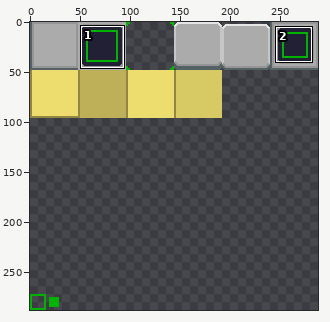
Pixel-art file, stored at assets/style.aseprite. Above, an overview of the earlier version with the close-up marked.
Close-up. As it was:
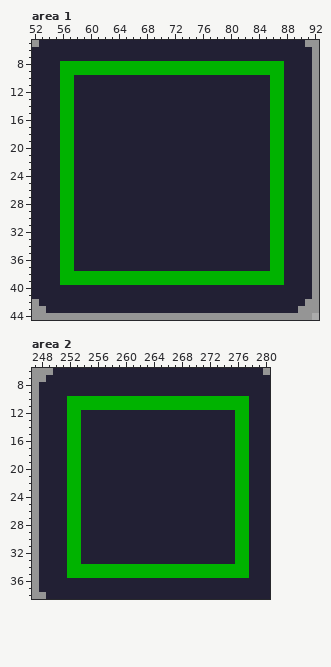
288x288 pixels, 1 frame. Shown: area 1: x 52..92, y 5..44; area 2: x 247..280, y 6..38. The commit also changed other parts of the picture, which this record leaves out.
After the commit:
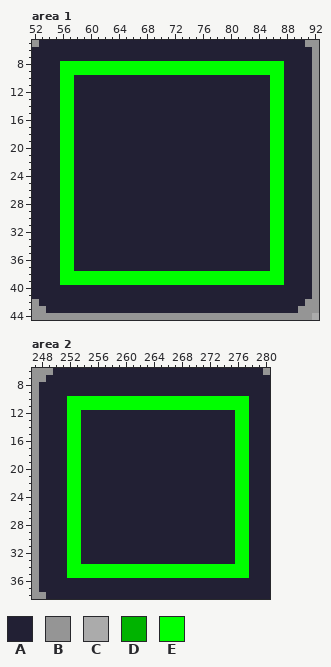
Palette (. is transparent): A #222034  B #959595  C #ababab  D #00b300  E #00ff00
The edit:
Changed rows in their new state; - is an unchanged pixel.
Area 1:
first column x 56:
 8 EEEEEEEEEEEEEEEEEEEEEEEEEEEEEEEE
 9 EEEEEEEEEEEEEEEEEEEEEEEEEEEEEEEE
10 EE----------------------------EE
11 EE----------------------------EE
12 EE----------------------------EE
13 EE----------------------------EE
14 EE----------------------------EE
15 EE----------------------------EE
16 EE----------------------------EE
17 EE----------------------------EE
18 EE----------------------------EE
19 EE----------------------------EE
20 EE----------------------------EE
21 EE----------------------------EE
22 EE----------------------------EE
23 EE----------------------------EE
24 EE----------------------------EE
25 EE----------------------------EE
26 EE----------------------------EE
27 EE----------------------------EE
28 EE----------------------------EE
29 EE----------------------------EE
30 EE----------------------------EE
31 EE----------------------------EE
32 EE----------------------------EE
33 EE----------------------------EE
34 EE----------------------------EE
35 EE----------------------------EE
36 EE----------------------------EE
37 EE----------------------------EE
38 EEEEEEEEEEEEEEEEEEEEEEEEEEEEEEEE
39 EEEEEEEEEEEEEEEEEEEEEEEEEEEEEEEE
Area 2:
first column x 252:
10 EEEEEEEEEEEEEEEEEEEEEEEEEE
11 EEEEEEEEEEEEEEEEEEEEEEEEEE
12 EE----------------------EE
13 EE----------------------EE
14 EE----------------------EE
15 EE----------------------EE
16 EE----------------------EE
17 EE----------------------EE
18 EE----------------------EE
19 EE----------------------EE
20 EE----------------------EE
21 EE----------------------EE
22 EE----------------------EE
23 EE----------------------EE
24 EE----------------------EE
25 EE----------------------EE
26 EE----------------------EE
27 EE----------------------EE
28 EE----------------------EE
29 EE----------------------EE
30 EE----------------------EE
31 EE----------------------EE
32 EE----------------------EE
33 EE----------------------EE
34 EEEEEEEEEEEEEEEEEEEEEEEEEE
35 EEEEEEEEEEEEEEEEEEEEEEEEEE
